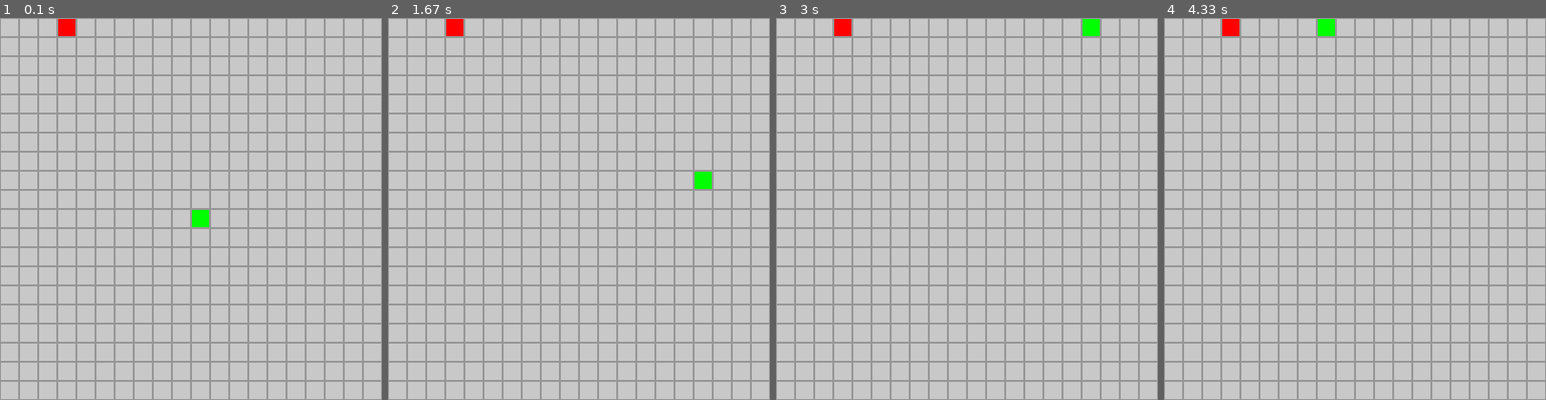
Above: before the commit, frames 1-4 (left to right).
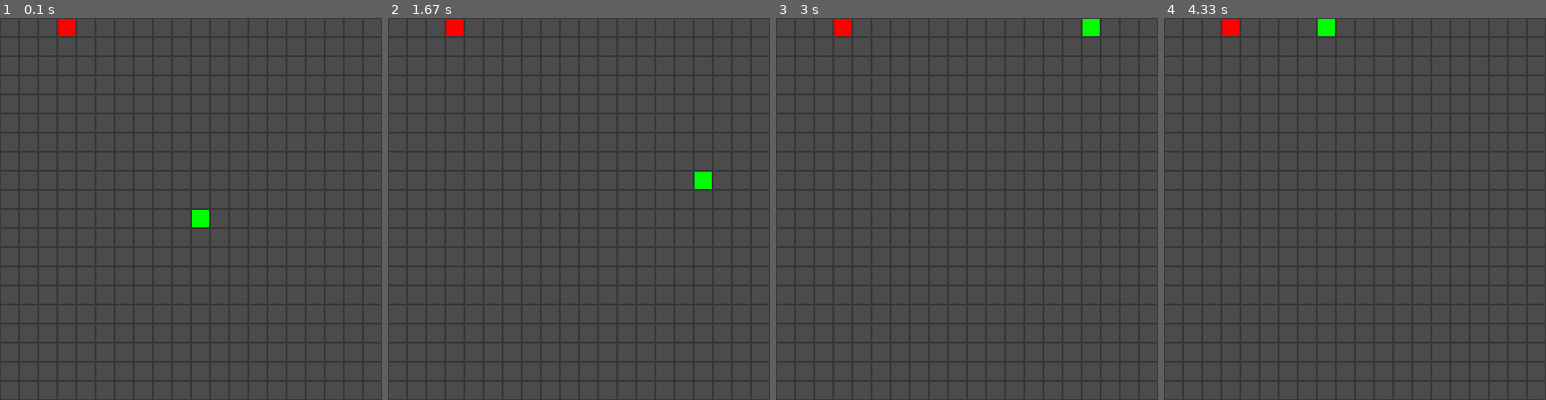
Above: after the commit, the same moments.

Repository: TheStaticBits/Pygame-Snake-Game
Game: pygame game, started from snakeGame.py
Same seed, same stepped clock (60 frames per second), same inputs: the game is played once before the commit and once after it.
Inputs:
- Up to frame 1 (0.1 s): no input
- Up to frame 2 (1.67 s): hold Right 0.33-0.8 s; hold Up 0.83-1.13 s; hold Right 1.17-1.63 s
- Up to frame 3 (3 s): hold Up 1.67-2.2 s; tap S at 2.23 s; hold Left from 2.9 s (still down)
- Up to frame 4 (4.33 s): release Left at 3.3 s; hold Right from 3.73 s (still down)

The runs differ from the first frame. In frame 1, 100% of the frame differs, in the area x 0-100%, y 0-100%; in frame 2, 100%; in frame 3, 100%; in frame 4, 100%.

Commit message:
Bug fix and color changes

Diff:
--- a/files/snake.py
+++ b/files/snake.py
@@ -14,13 +14,13 @@
         if self.game.input.keys["left"]:
             if self.direction != "right":
                 self.directionChange = "left"
-        elif self.game.input.keys["right"]:
+        if self.game.input.keys["right"]:
             if self.direction != "left":
                 self.directionChange = "right"
-        elif self.game.input.keys["up"]:
+        if self.game.input.keys["up"]:
             if self.direction != "down":
                 self.directionChange = "up"
-        elif self.game.input.keys["down"]:
+        if self.game.input.keys["down"]:
             if self.direction != "up":
                 self.directionChange = "down"
 
--- a/files/window.py
+++ b/files/window.py
@@ -8,7 +8,7 @@
 
         self.clock = pygame.time.Clock()
 
-        self.bgColor = (150, 150, 150)
+        self.bgColor = (55, 55, 55)
 
         self.windowSize = (400, 400)
         self.window = pygame.display.set_mode(self.windowSize)
@@ -21,7 +21,7 @@
     def render(self):
         for y in range(self.game.size[1] + 1):
             for x in range(self.game.size[0] + 1):
-                color = (200, 200, 200)
+                color = (75, 75, 75)
 
                 if [x, y] == self.game.snake.head or [x, y] in self.game.snake.tail:
                     color = (0, 255, 0)
